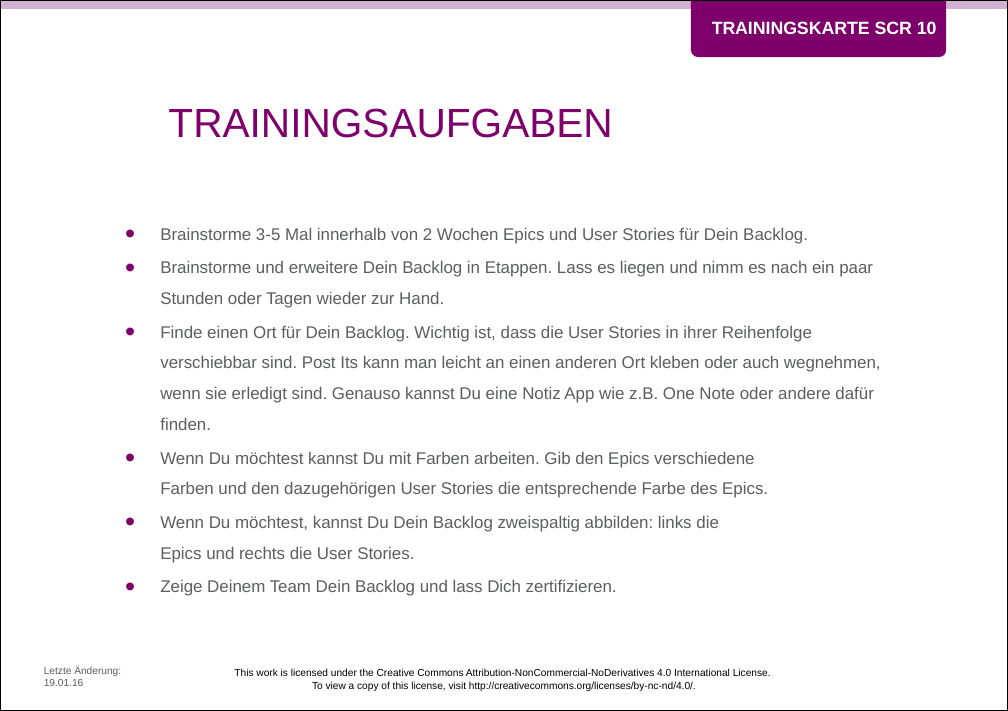
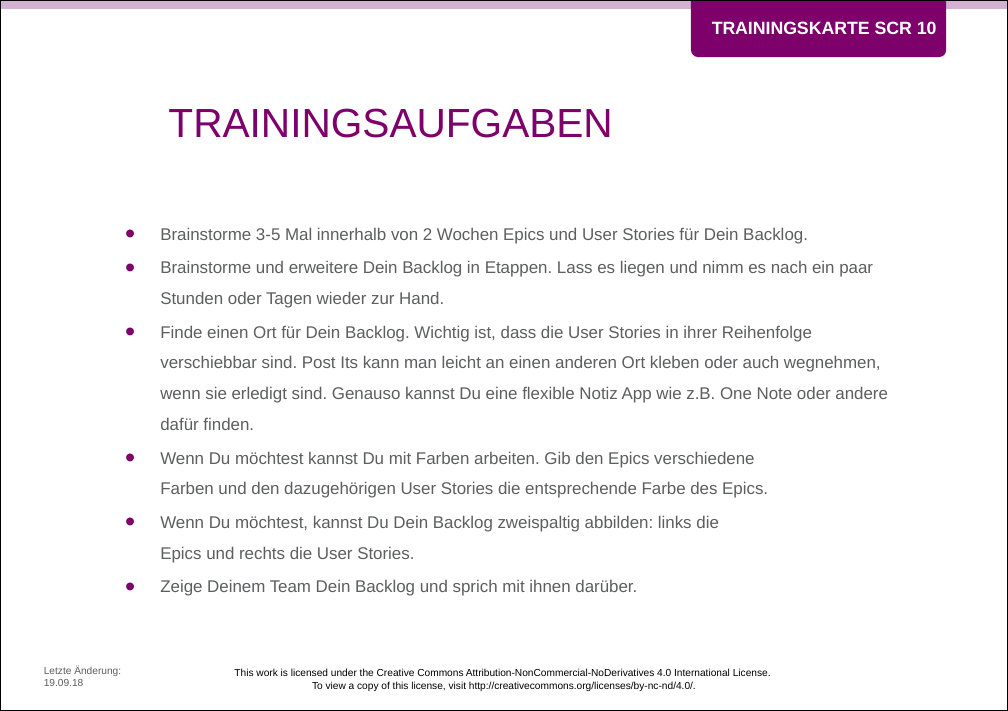
Before and after one commit to Teamtool/training-materials, a slide deck: slide 2 of training-cards/music moves/Scrum (SCR)/ger/apprentice/ger_SCR_10_Hubschrauberperspektive_MM_A.pptx. Drawn at 1008x711 pixels with LibreOffice and Linux fonts; fonts in the diff are those of the drawing; background and template pictures are left out. Boxes give left, top, right and bottom in pixels: in the first picture for what was removed or moved away, otherwise in the second. Text is boxed around its words. In the diff, an @@ line names an element or a change of style, - is before the commit and + after.

```diff
--- a/training-cards/music moves/Scrum (SCR)/ger/apprentice/ger_SCR_10_Hubschrauberperspektive_MM_A.pptx
+++ b/training-cards/music moves/Scrum (SCR)/ger/apprentice/ger_SCR_10_Hubschrauberperspektive_MM_A.pptx
@@ text at (160, 325, 888, 430): text changed @@
-• Finde einen Ort für Dein Backlog. Wichtig ist, dass die User Stories in ihrer Reihenfolge verschiebbar sind. Post Its kann man leicht an einen anderen Ort kleben oder auch wegnehmen, wenn sie erledigt sind. Genauso kannst Du eine Notiz App wie z.B. One Note oder andere dafür finden.
+• Finde einen Ort für Dein Backlog. Wichtig ist, dass die User Stories in ihrer Reihenfolge verschiebbar sind. Post Its kann man leicht an einen anderen Ort kleben oder auch wegnehmen, wenn sie erledigt sind. Genauso kannst Du eine flexible Notiz App wie z.B. One Note oder andere dafür finden.
@@ text at (160, 579, 637, 596): text changed @@
-• Zeige Deinem Team Dein Backlog und lass Dich zertifizieren.
+• Zeige Deinem Team Dein Backlog und sprich mit ihnen darüber.
@@ text at (44, 666, 121, 686): text changed @@
-Letzte Änderung: 19.01.16
+Letzte Änderung: 19.09.18
```
Also in this commit, not shown: 1 other slide changed, 1 other file.
